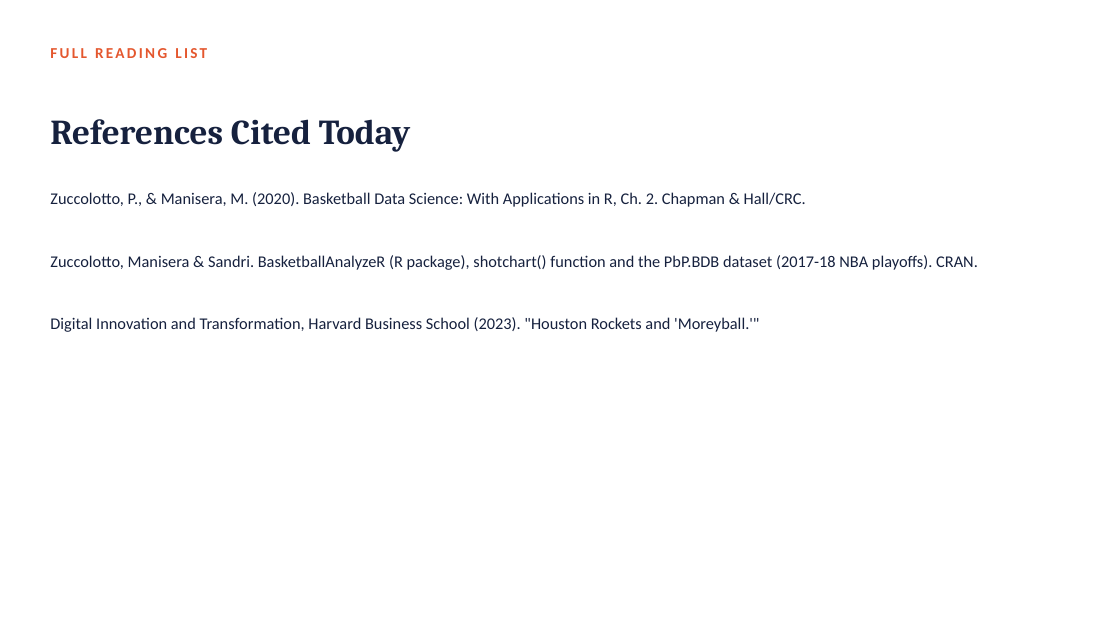
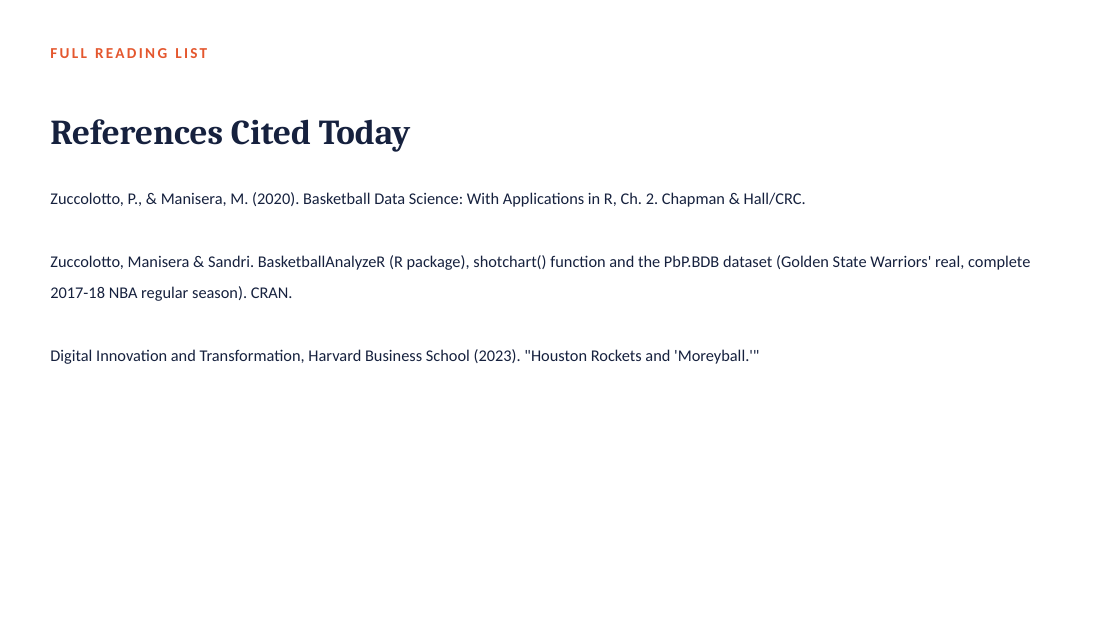
Before and after one commit to fmurital/Teaching-Curriculum, a slide deck: slide 48 of Sports-Analytics-Undergraduate/04_Shot_Charts_and_Spatial_Data/Lecture_Slides/Module04_Shot_Charts_and_Spatial_Data.pptx. Drawn at 1120x630 pixels with LibreOffice and Linux fonts; fonts in the diff are those of the drawing. Boxes give left, top, right and bottom in pixels: in the first picture for what was removed or moved away, otherwise in the second. Text is boxed around its words. In the diff, an @@ line names an element or a change of style, - is before the commit and + after.

```diff
--- a/Sports-Analytics-Undergraduate/04_Shot_Charts_and_Spatial_Data/Lecture_Slides/Module04_Shot_Charts_and_Spatial_Data.pptx
+++ b/Sports-Analytics-Undergraduate/04_Shot_Charts_and_Spatial_Data/Lecture_Slides/Module04_Shot_Charts_and_Spatial_Data.pptx
@@ text at (50, 255, 1030, 301): text changed @@
-Zuccolotto, Manisera & Sandri. BasketballAnalyzeR (R package), shotchart() function and the PbP.BDB dataset (2017-18 NBA playoffs). CRAN.
+Zuccolotto, Manisera & Sandri. BasketballAnalyzeR (R package), shotchart() function and the PbP.BDB dataset (Golden State Warriors' real, complete 2017-18 NBA regular season). CRAN.
```
Also in this commit, not shown: 18 other slides changed, 7 other files.
